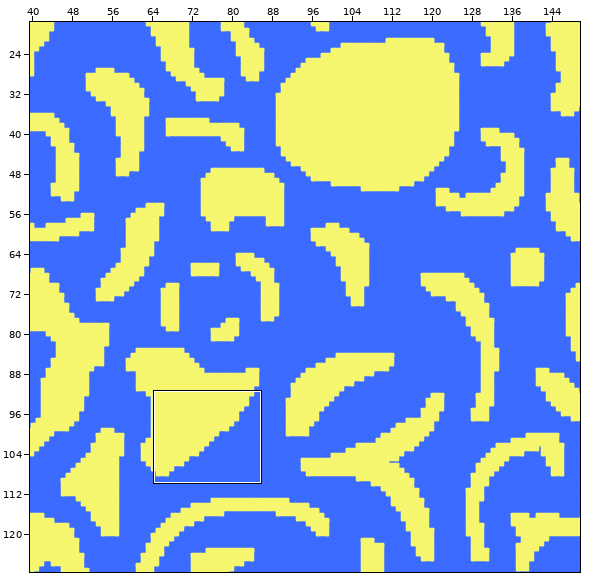
Two versions of a level (Tiled map (JSON), levels/level1.json). Above: a wide view before the commit, with the close-up outlined.
Close-up. Before the edit:
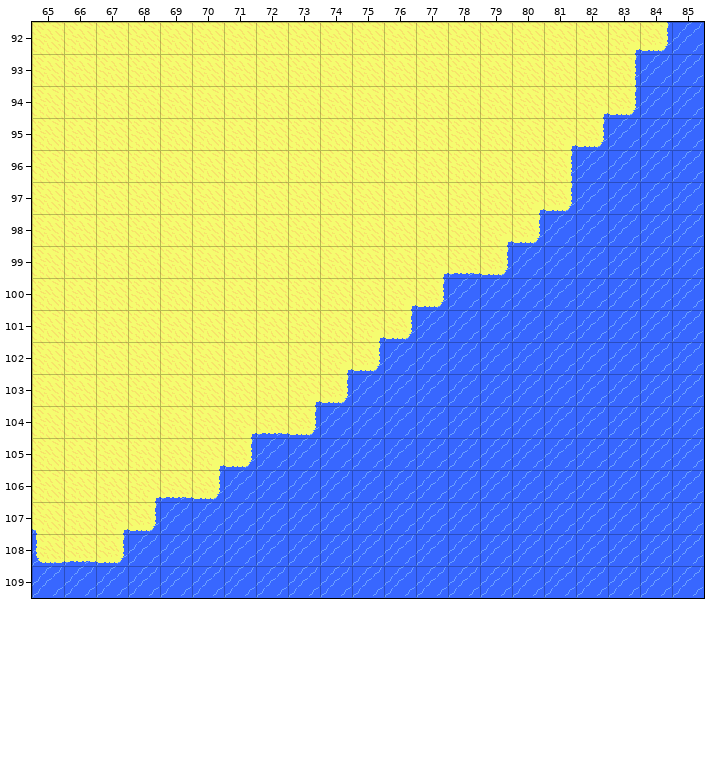
Cells are 32x32 px. Shown: x 65..85, y 92..109. The commit also changed other parts of the map, which this record leaves out. Tiles whose own drawing changed are shown in their newer look in all pictures.
Now the later version:
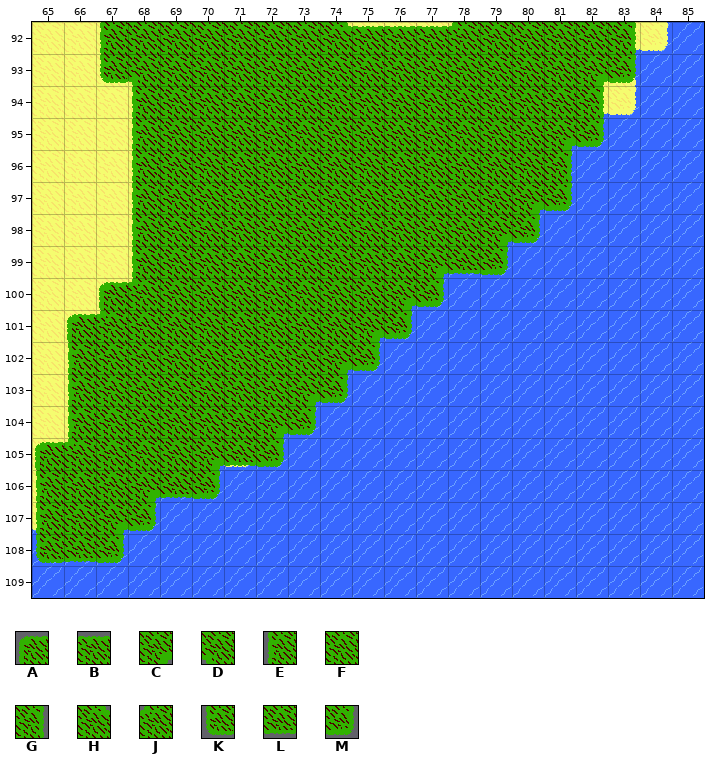
Key: from "GroundTerrain": A 0, B 1, C 3, D 4, E 5, F 6, G 7, H 8, J 9, K 10, L 11, M 12.
_ is an empty cell.
Tiles of an added or newly shown layer are drawn over the layers below it.
The edit:
{"where": "layer \"Ground\" (added)"}
{"y":92,"x":67,"old":"_________________","new":"EFFFFFFHBBBJFFFFG"}
{"y":93,"x":67,"old":"_________________","new":"KDFFFFFFFFFFFFFCM"}
{"y":94,"x":68,"old":"_______________","new":"EFFFFFFFFFFFFFG"}
{"y":95,"x":68,"old":"_______________","new":"EFFFFFFFFFFFFCM"}
{"y":96,"x":68,"old":"______________","new":"EFFFFFFFFFFFFG"}
{"y":97,"x":68,"old":"______________","new":"EFFFFFFFFFFFCM"}
{"y":98,"x":68,"old":"_____________","new":"EFFFFFFFFFFCM"}
{"y":99,"x":68,"old":"____________","new":"EFFFFFFFFCLM"}
{"y":100,"x":67,"old":"___________","new":"AJFFFFFFFCM"}
{"y":101,"x":66,"old":"___________","new":"AJFFFFFFFCM"}
{"y":102,"x":66,"old":"__________","new":"EFFFFFFFCM"}
{"y":103,"x":66,"old":"_________","new":"EFFFFFFCM"}
{"y":104,"x":66,"old":"________","new":"EFFFFFCM"}
{"y":105,"x":65,"old":"________","new":"AJFFFCLM"}
{"y":106,"x":65,"old":"______","new":"EFFCLM"}
{"y":107,"x":65,"old":"____","new":"EFCM"}
{"y":108,"x":65,"old":"___","new":"KLM"}
{"label":"added","picture_box":[35,22,636,563]}
